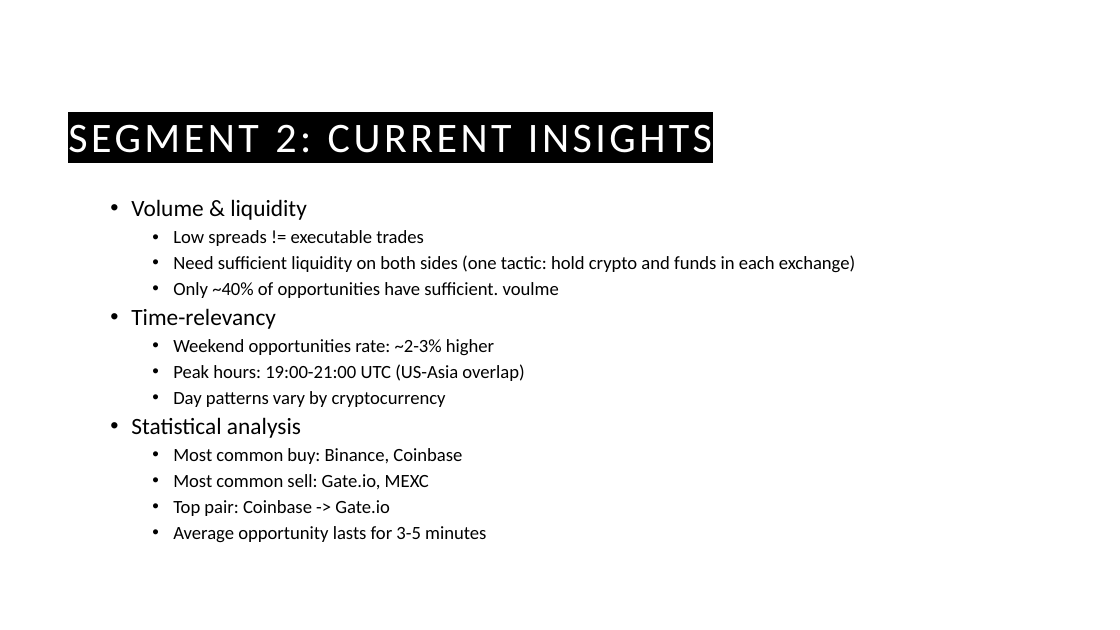
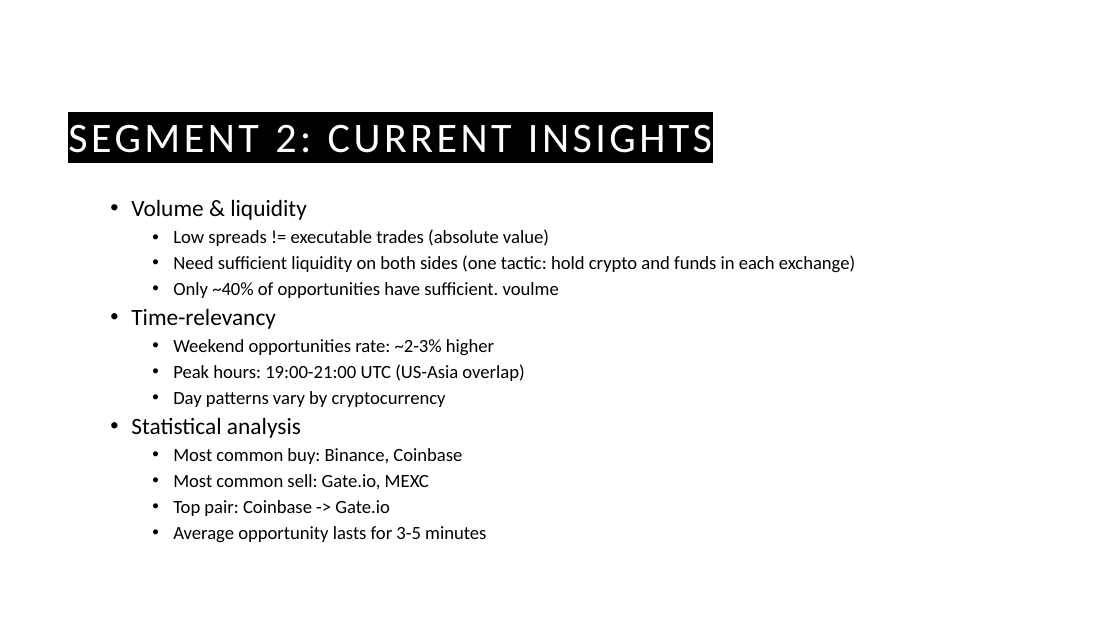
Before and after one commit to guyHarem/TAU_DS_Project, a slide deck: slide 13 of Presentations/Cryto Arbitrage P2.pptx. Drawn at 1120x630 pixels with LibreOffice and Linux fonts; fonts in the diff are those of the drawing; background and template pictures are left out. Boxes give left, top, right and bottom in pixels: in the first picture for what was removed or moved away, otherwise in the second. Text is boxed around its words. In the diff, an @@ line names an element or a change of style, - is before the commit and + after.

```diff
--- a/Presentations/Cryto Arbitrage P2.pptx
+++ b/Presentations/Cryto Arbitrage P2.pptx
@@ text at [173, 229, 549, 246]: text changed @@
-    • Low spreads != executable trades
+    • Low spreads != executable trades (absolute value)
```
Also in this commit, not shown: 6 other slides changed, 5 other files.
